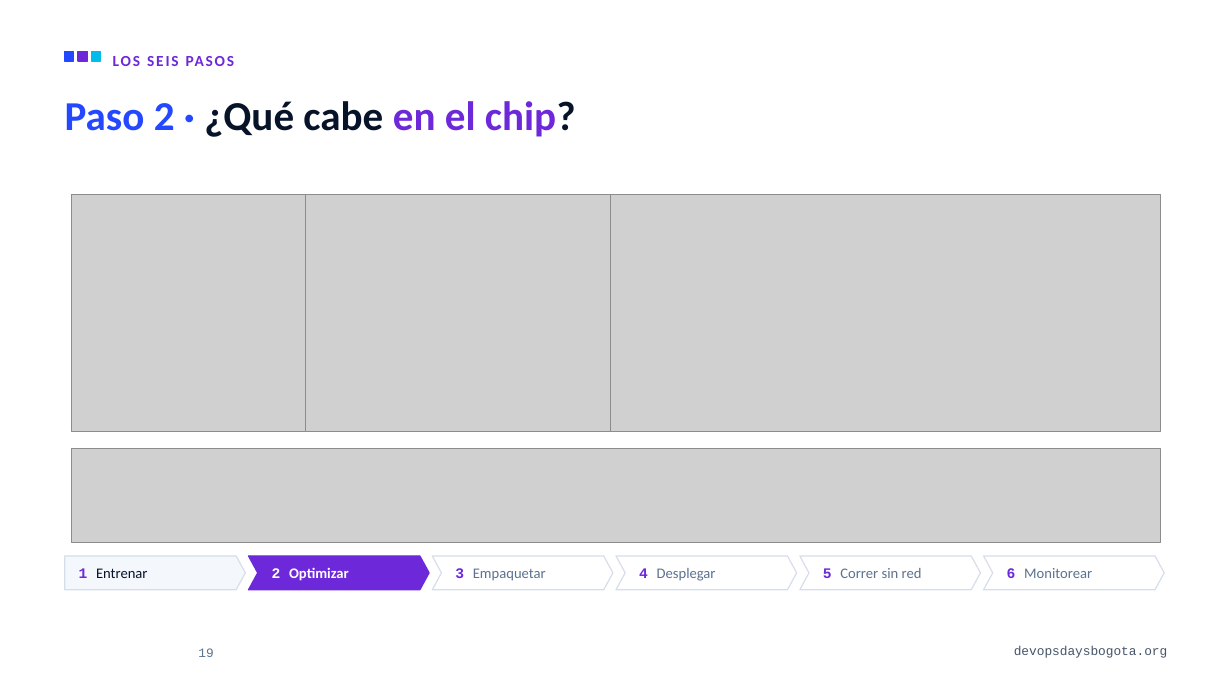
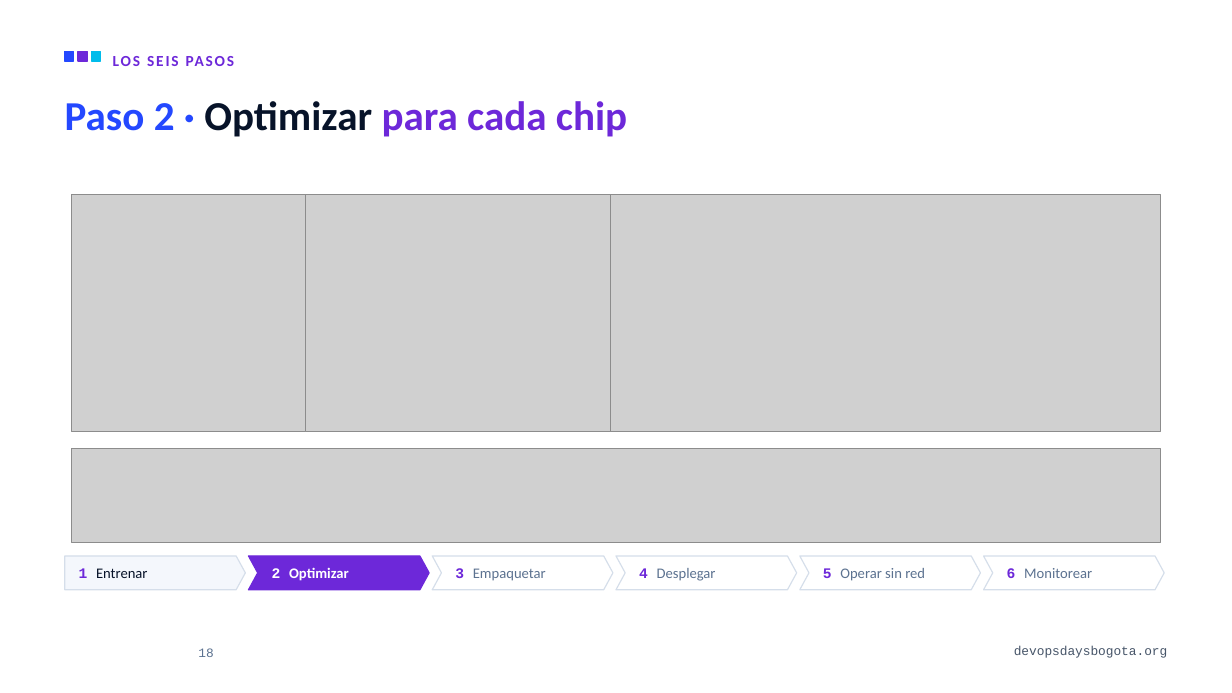
Before and after one commit to alejandro945/mlops-a-ciegas, a slide deck: slide 18 of talk/MLOps-a-ciegas-DevOpsDays-Bogota-2026.pptx (slide 19 before the commit). Drawn at 1232x693 pixels with LibreOffice and Linux fonts; fonts in the diff are those of the drawing; grey boxes stand for pictures; background and template pictures are left out. Boxes give left, top, right and bottom in pixels: in the first picture for what was removed or moved away, otherwise in the second. Text is boxed around its words. In the diff, an @@ line names an element or a change of style, - is before the commit and + after.

```diff
--- a/talk/MLOps-a-ciegas-DevOpsDays-Bogota-2026.pptx
+++ b/talk/MLOps-a-ciegas-DevOpsDays-Bogota-2026.pptx
@@ title at bbox=[65, 101, 627, 137]: text changed; text colour #071329 to #6D28D9 @@
-Paso 2 · ¿Qué cabe en el chip?
+Paso 2 · Optimizar para cada chip
@@ text in freeform shape at bbox=[823, 568, 925, 581]: text changed @@
-5 Correr sin red
+5 Operar sin red
```
Also in this commit, not shown: 28 other slides changed, 1 slide added, 3 slides removed, 29 other files.
